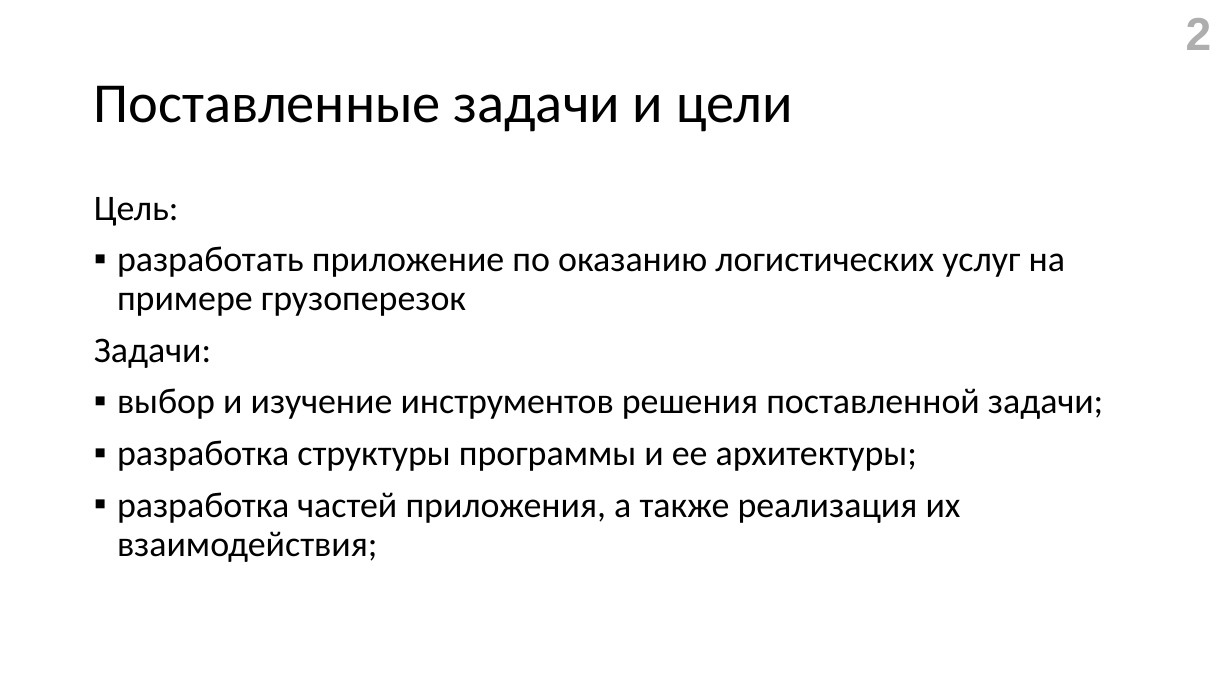
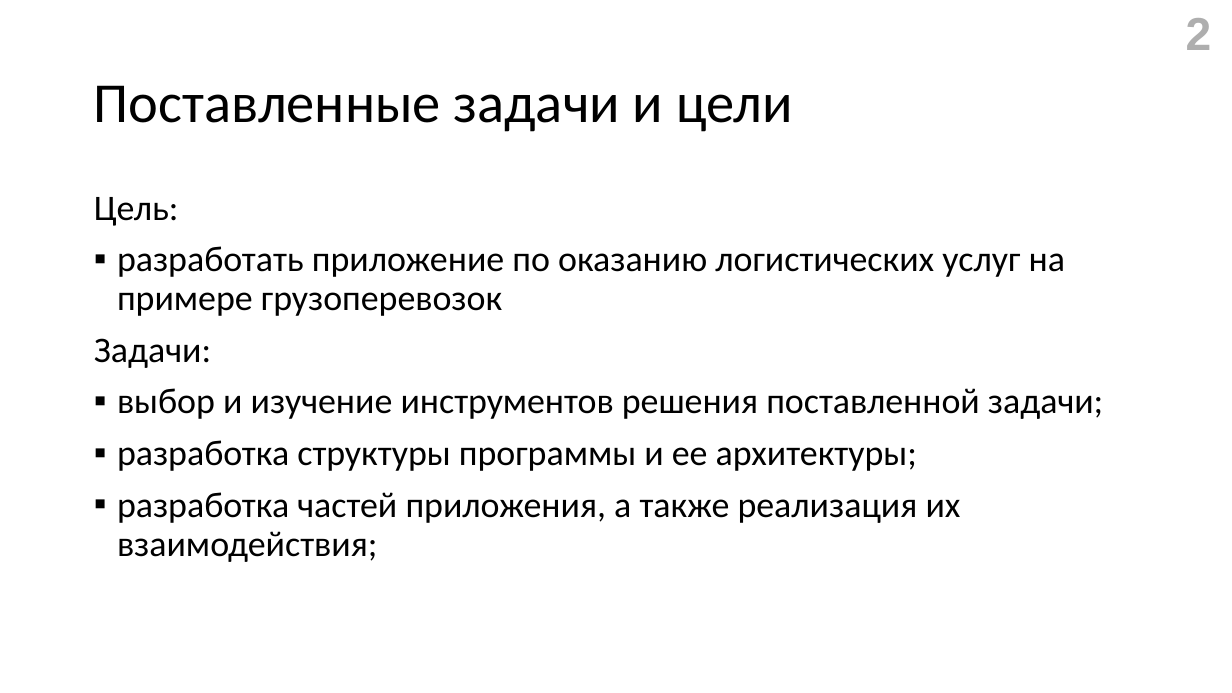
Before and after one commit to gromov-nikita/diplomHUB, a slide deck: slide 2 of diplom v2.0/doc/Презентация.pptx. Drawn at 1232x693 pixels with LibreOffice and Linux fonts; fonts in the diff are those of the drawing. Boxes give left, top, right and bottom in pixels: in the first picture for what was removed or moved away, otherwise in the second. Text is boxed around its words. In the diff, an @@ line names an element or a change of style, - is before the commit and + after.

```diff
--- a/diplom v2.0/doc/Презентация.pptx
+++ b/diplom v2.0/doc/Презентация.pptx
@@ text at (x1=117, y1=246, x2=1065, y2=316): text changed @@
-▪ разработать приложение по оказанию логистических услуг на примере грузоперезок
+▪ разработать приложение по оказанию логистических услуг на примере грузоперевозок
```
Also in this commit, not shown: 1 other slide changed.
